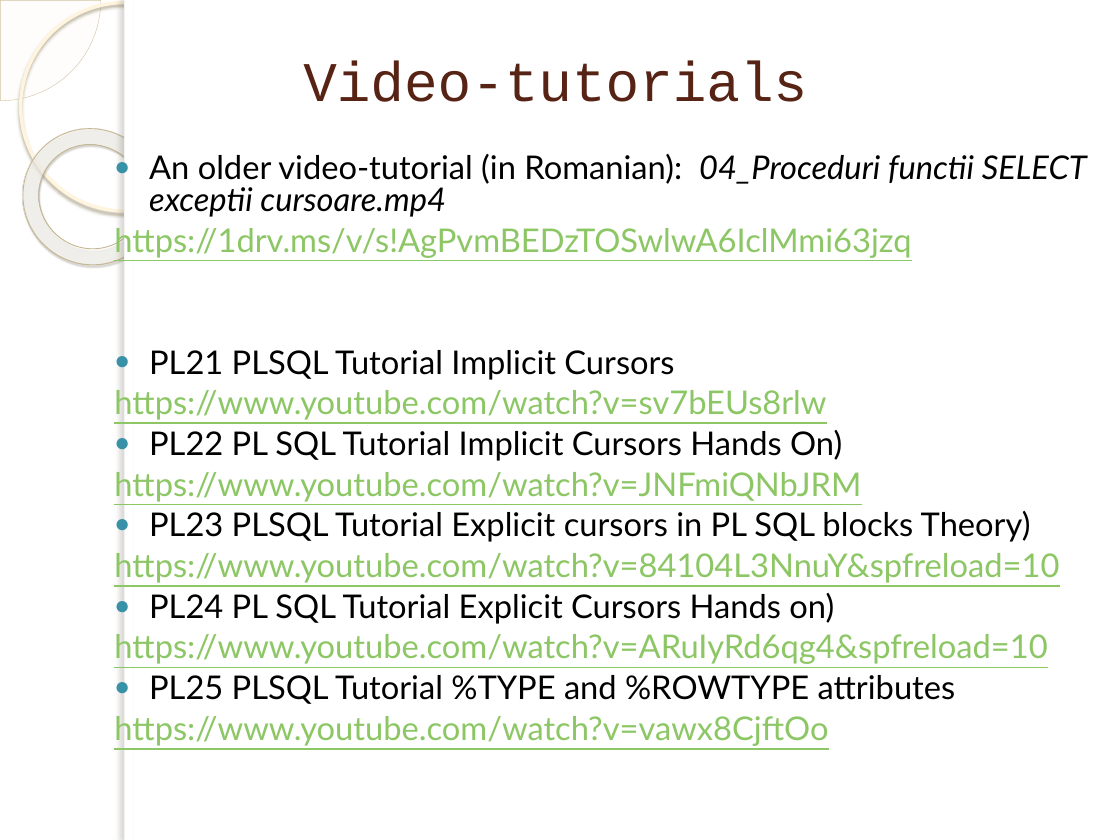
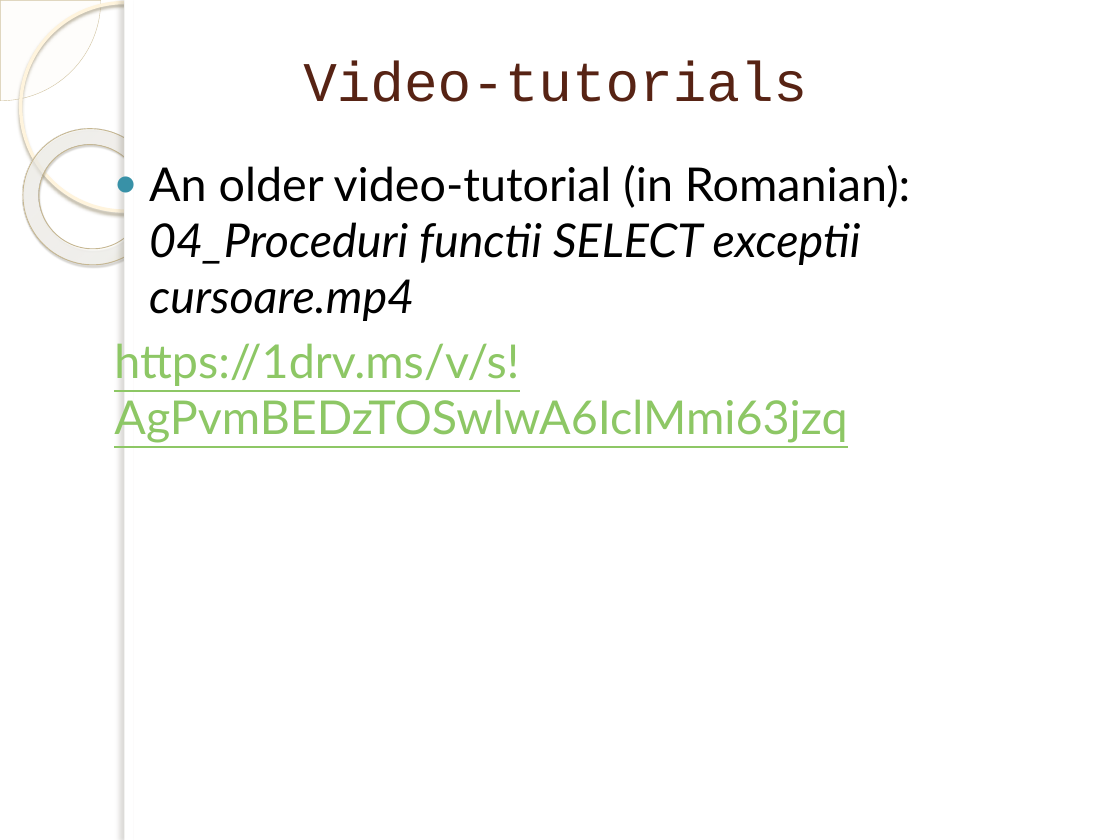
Before and after one commit to marinfotache/Database-Logic-in-Business-Applications, a slide deck: slide 20 of 02_Basics of PL SQL/02-02_en_Procedures_functions_SELECT_exceptions_cursors.pptx. Drawn at 1120x840 pixels with LibreOffice and Linux fonts; fonts in the diff are those of the drawing; background and template pictures are left out. Boxes give left, top, right and bottom in pixels: in the first picture for what was removed or moved away, otherwise in the second. Text is boxed around its words. In the diff, an @@ line names an element or a change of style, - is before the commit and + after.

```diff
--- a/02_Basics of PL SQL/02-02_en_Procedures_functions_SELECT_exceptions_cursors.pptx
+++ b/02_Basics of PL SQL/02-02_en_Procedures_functions_SELECT_exceptions_cursors.pptx
@@ text "An older video-tutorial (in Romanian): ..." at (114, 165, 910, 443): size 21 to 30 pt; line spacing 0.8 to 1 @@
@@ text at (114, 350, 1059, 746): paragraphs removed @@
-● PL21 PLSQL Tutorial Implicit Cursors
-https://www.youtube.com/watch?v=sv7bEUs8rlw
-● PL22 PL SQL Tutorial Implicit Cursors Hands On)
-https://www.youtube.com/watch?v=JNFmiQNbJRM
-● PL23 PLSQL Tutorial Explicit cursors in PL SQL blocks Theory)
-https://www.youtube.com/watch?v=84104L3NnuY&spfreload=10
-● PL24 PL SQL Tutorial Explicit Cursors Hands on)
-https://www.youtube.com/watch?v=ARuIyRd6qg4&spfreload=10
-● PL25 PLSQL Tutorial %TYPE and %ROWTYPE attributes
-https://www.youtube.com/watch?v=vawx8CjftOo
```
Also in this commit, not shown: 1 other slide changed.
